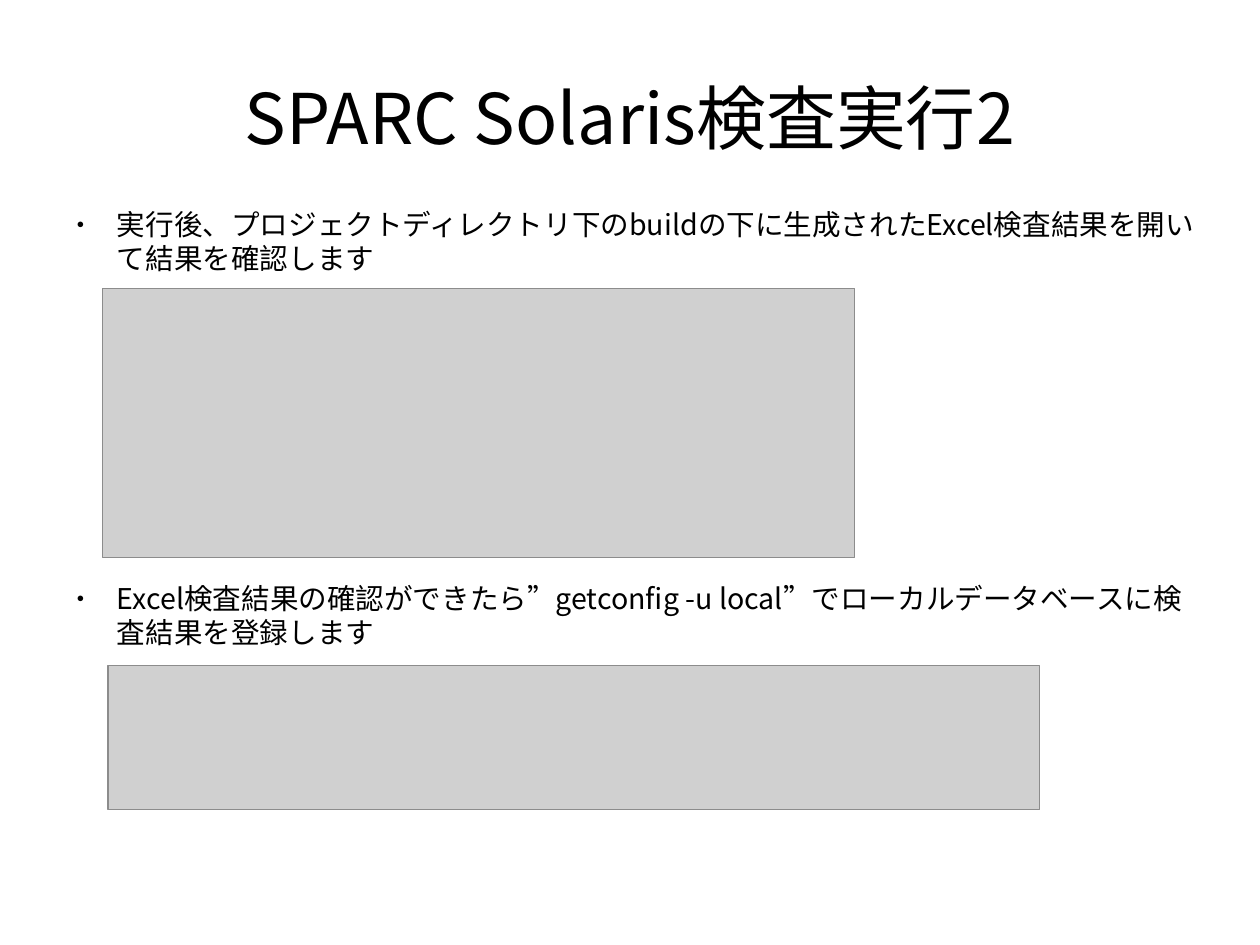
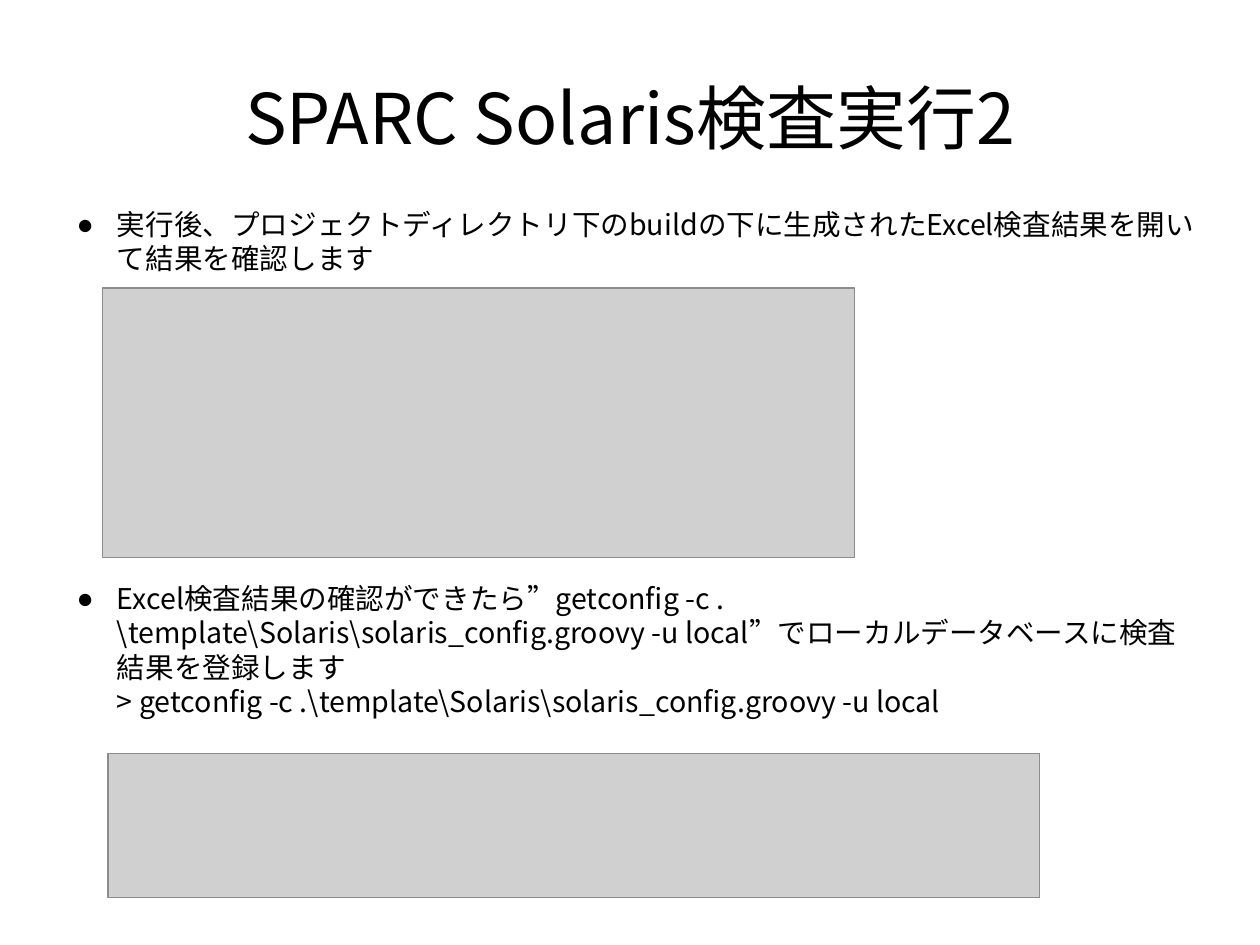
Before and after one commit to frsw3nr/gradle-server-acceptance, a slide deck: slide 62 of docs/jp/tutorial_test_pc.pptx (slide 52 before the commit). Drawn at 1260x945 pixels with LibreOffice and Linux fonts; fonts in the diff are those of the drawing; grey boxes stand for pictures. Boxes give left, top, right and bottom in pixels: in the first picture for what was removed or moved away, otherwise in the second. Text is boxed around its words. In the diff, an @@ line names an element or a change of style, - is before the commit and + after.

```diff
--- a/docs/jp/tutorial_test_pc.pptx
+++ b/docs/jp/tutorial_test_pc.pptx
@@ text at [117, 585, 1176, 719]: text changed @@
-● Excel検査結果の確認ができたら”getconfig -u local”でローカルデータベースに検査結果を登録します
+● Excel検査結果の確認ができたら”getconfig -c .\template\Solaris\solaris_config.groovy -u local”でローカルデータベースに検査結果を登録します
+  > getconfig -c .\template\Solaris\solaris_config.groovy -u local
@@ picture: place and size @@
-picture at [107, 667, 1039, 811]
+picture at [109, 753, 1040, 898]
```
Also in this commit, not shown: 45 other slides changed, 10 slides added, 27 other files.
